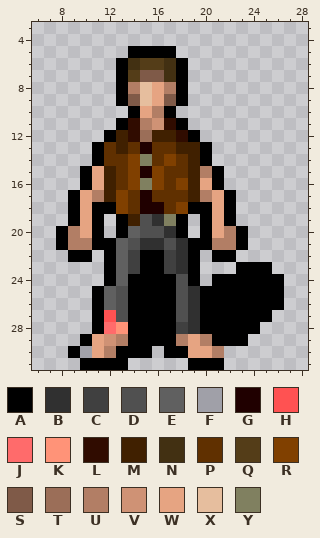
Two versions of one pixel-art sprite, tiles/dc-mon/Refugee.png. The picture above is the old version.
The file is 32x32 pixels. Colours within 5 levels of each other are drawn and written as one. Shown: x 6..28, y 3..31.
Palette (. is transparent): A #000000  B #303030  C #404040  D #505050  E #606060  F #a0a0a8  G #200000  H #ff5252  J #ff6b6b  K #ff9378  L #300c00  M #402000  N #423012  P #603000  Q #543d18  R #804000  S #7f5a48  T #9b6e58  U #b27e65  V #cf9275  W #e6a482  X #e6be9e  Y #808060
Once edited:
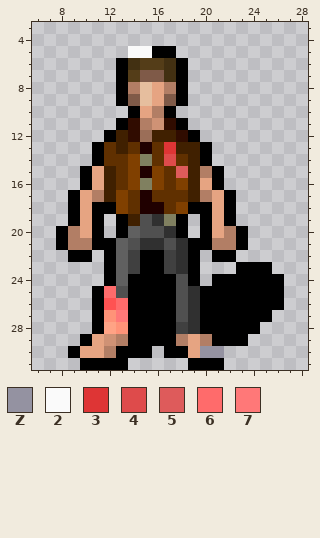
Colours new in this view: Z #9492a1  2 #fafafa  3 #de3535  4 #de4b4b  5 #de5b5b  6 #ff6b6b  7 #ff7878
Diff:
Colour J changes from #ff6b6b to #ffa385.
Colour A gives way to colour 2 in row 5 at x 14 to 15.
Colour P gives way to colour 3 in row 13 at x 17.
Colour R gives way to colour 4 in row 14 at x 17.
Colour P gives way to colour 5 in row 15 at x 18.
Colour D gives way to colour 6 in row 26 at x 13.
Colour E gives way to colour 6 in row 25 at x 12.
Colour D gives way to colour 7 in row 27 at x 13.
Colour E gives way to colour H in row 26 at x 12.
Colour H gives way to colour K in row 27 at x 12.
Colour F gives way to colour W in row 30 at x 10.
Colour U gives way to colour Z in row 30 at x 21.
Colour W gives way to colour Z in row 30 at x 20.
